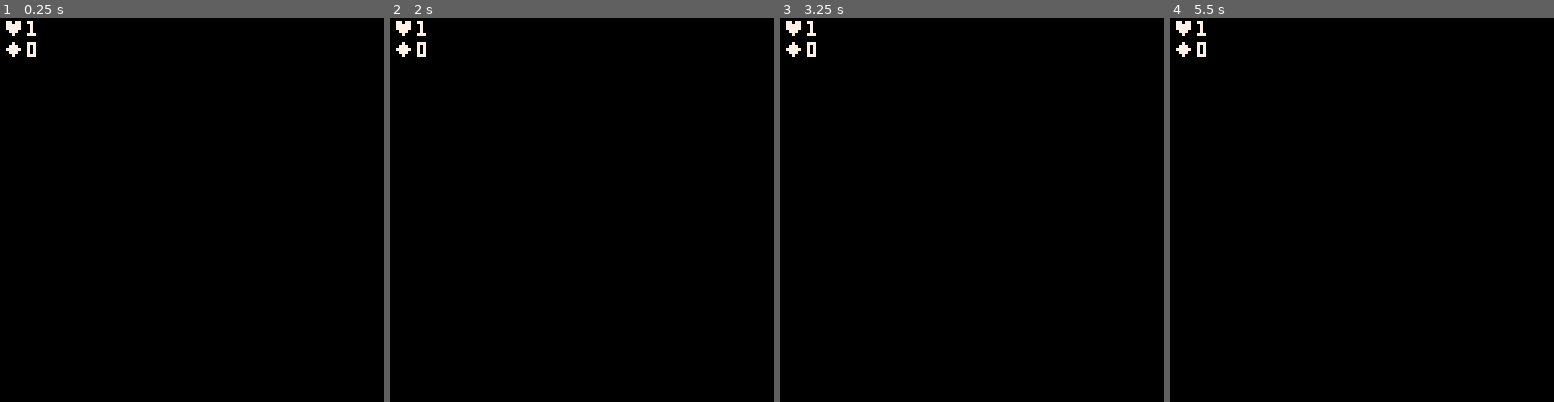
Above: before the commit, frames 1-4 (left to right).
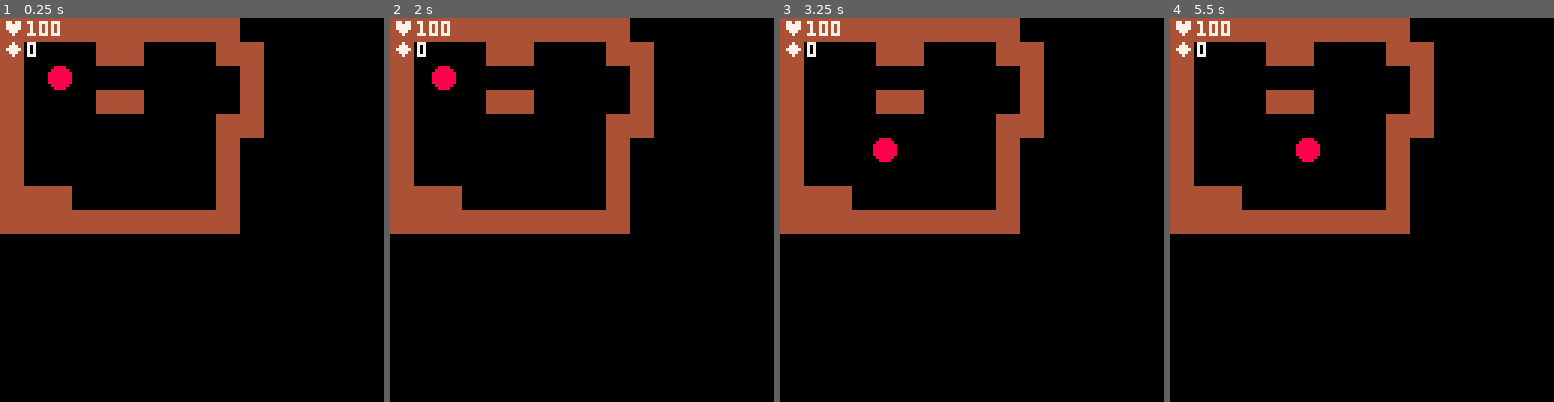
Above: after the commit, the same moments.

Repository: Powersaurus/flutton
Game: PICO-8 cartridge flutton.p8
The game is run twice, just before and just after one commit, with the same random seed, the same clock (stepped at 60 frames per second) and the same inputs.
Inputs:
- Up to frame 1 (0.25 s): no input
- Up to frame 2 (2 s): tap X (X key) at 1.07 s; hold Left from 1.97 s (still down)
- Up to frame 3 (3.25 s): tap X (X key) every 0.33 s from 2.07 to 3.07 s; release Left at 2.37 s; hold Down 2.42-2.82 s; hold Right from 2.87 s (still down)
- Up to frame 4 (5.5 s): tap X (X key) every 0.33 s from 3.4 to 5.4 s; release Right at 3.53 s; hold Up 3.58-4.08 s; hold Right 4.13-4.53 s; hold Down 4.58-5.08 s; hold Left from 5.13 s (still down)

The runs differ from the first frame. In frame 1, 16% of the frame differs, in the area x 0-69%, y 0-57%; in frame 2, 16%; in frame 3, 16%; in frame 4, 16%.

Commit message:
Fixed collision

Diff:
--- a/flutton.p8
+++ b/flutton.p8
@@ -21,14 +21,14 @@
 function _draw()
 cls(bg_colour)
 camera(
-min(mapw*8-128,max(0,p.x*8-56)),
-min(map_height*8-128,max(0,p.y*8-56)))
+min(mapw*8-128,max(0,p.x-56)),
+min(map_height*8-128,max(0,p.y-56)))
 map()
 for _,t in pairs(ents)do
 t:draw()end
 camera()
 ?"♥"..p.lives,1,1,7
-?"◆"..score,1,8,7
+?"◆"..score,1,8
 end
 
 function init_map()
@@ -58,7 +58,7 @@
 	  end
    end
    if f&1==1 then
-    e.spd=.5
+    e.spd=1
     e.lives=lives
     e.update=update_p
     p=e
@@ -172,13 +172,14 @@
 end
 function new(x,y,s,u)
  return {
- x=x,
- y=y,
+ x=x*8,
+ y=y*8,
  s=s,
  lives=5,
  vx=0,
  vy=0,
- draw=function(t)spr(t.s,t.x*8,t.y*8)end,
+ draw=function(t)spr(t.s,t.x,t.y)
+ if(t.act)circ(t.x*8+4,t.y*8+4,5,10)end,
  update=u,
  hit={}
  }
@@ -195,13 +196,17 @@
 end
 function update_e(t)
  t.act=false
- local tx,ty,mx,my,spd,solid,flags=0,0,t.vx,t.vy,t.spd
- if(mx>0)tx=1
- if(my>0)ty=1
-
- t.x+=mx*spd
- for y=0,1 do
-  local tile=mget(t.x+tx,t.y+y)
+ local tx,ty,mx,my,spd,solid,flags=
+  0,0,t.vx,t.vy,t.spd
+ if(t.vx>0)tx=7
+ if(t.vy>0)ty=7
+ local mx,my=
+  t.x+t.vx*spd,
+  t.y+t.vy*spd
+
+ local solid=false
+ for y=0,7,7 do
+  local tile=mget((mx+tx)\8,(t.y+y)\8)
   flags=fget(tile)
   solid=flags&2==2
   if solid then
@@ -209,14 +214,13 @@
    and (act or t~=p) then
     mine(tile,t.x+tx,t.y+y)
    end
-   if mx<0 then t.x=t.x\1+1
-   else t.x=t.x\1-.0001
-   end
-  end
- end
- t.y+=my*spd
- for x=0,1 do
-  local tile=mget(t.x+x,t.y+ty)
+	  break
+  end
+ end
+ if(not solid)t.x=mx
+ solid=false
+ for x=0,7,7 do
+  local tile=mget((t.x+x)\8,(my+ty)\8)
   flags=fget(tile)
   solid=flags&2==2
   if solid then
@@ -224,16 +228,31 @@
    and (act or t~=p) then
     mine(tile,t.x+x,t.y+ty)
    end
-   if my<0 then t.y=t.y\1+1
-   else t.y=t.y\1-.0001
-   end
-  end
- end
-end
+	  break
+  end
+ end
+ if(not solid)t.y=my
+end
+
 __gfx__
-00000000000000000000000000000000000000000000000000000000000000000000000000000000000000000000000000000000000000000000000000000000
-00000000000000000000000000000000000000000000000000000000000000000000000000000000000000000000000000000000000000000000000000000000
-00700700000000000000000000000000000000000000000000000000000000000000000000000000000000000000000000000000000000000000000000000000
-00077000000000000000000000000000000000000000000000000000000000000000000000000000000000000000000000000000000000000000000000000000
-00077000000000000000000000000000000000000000000000000000000000000000000000000000000000000000000000000000000000000000000000000000
-00700700000000000000000000000000000000000000000000000000000000000000000000000000000000000000000000000000000000000000000000000000
+00000000008888004444444400000000000000000000000000000000000000000000000000000000000000000000000000000000000000000000000000000000
+00000000088888804444444400000000000000000000000000000000000000000000000000000000000000000000000000000000000000000000000000000000
+00000000888888884444444400000000000000000000000000000000000000000000000000000000000000000000000000000000000000000000000000000000
+00000000888888884444444400000000000000000000000000000000000000000000000000000000000000000000000000000000000000000000000000000000
+00000000888888884444444400000000000000000000000000000000000000000000000000000000000000000000000000000000000000000000000000000000
+00000000888888884444444400000000000000000000000000000000000000000000000000000000000000000000000000000000000000000000000000000000
+00000000088888804444444400000000000000000000000000000000000000000000000000000000000000000000000000000000000000000000000000000000
+00000000008888004444444400000000000000000000000000000000000000000000000000000000000000000000000000000000000000000000000000000000
+__gff__
+0001020000000000000000000000000000000000000000000000000000000000000000000000000000000000000000000000000000000000000000000000000000000000000000000000000000000000000000000000000000000000000000000000000000000000000000000000000000000000000000000000000000000000
+0000000000000000000000000000000000000000000000000000000000000000000000000000000000000000000000000000000000000000000000000000000000000000000000000000000000000000000000000000000000000000000000000000000000000000000000000000000000000000000000000000000000000000
+__map__
+0202020202020202020200000000000000000000000000000000000000000000000000000000000000000000000000000000000000000000000000000000000000000000000000000000000000000000000000000000000000000000000000000000000000000000000000000000000000000000000000000000000000000000
+0200000002020000000202000000000000000000000000000000000000000000000000000000000000000000000000000000000000000000000000000000000000000000000000000000000000000000000000000000000000000000000000000000000000000000000000000000000000000000000000000000000000000000
+0200010000000000000002000000000000000000000000000000000000000000000000000000000000000000000000000000000000000000000000000000000000000000000000000000000000000000000000000000000000000000000000000000000000000000000000000000000000000000000000000000000000000000
+0200000002020000000002000000000000000000000000000000000000000000000000000000000000000000000000000000000000000000000000000000000000000000000000000000000000000000000000000000000000000000000000000000000000000000000000000000000000000000000000000000000000000000
+0200000000000000000202000000000000000000000000000000000000000000000000000000000000000000000000000000000000000000000000000000000000000000000000000000000000000000000000000000000000000000000000000000000000000000000000000000000000000000000000000000000000000000
+0200000000000000000200000000000000000000000000000000000000000000000000000000000000000000000000000000000000000000000000000000000000000000000000000000000000000000000000000000000000000000000000000000000000000000000000000000000000000000000000000000000000000000
+0200000000000000000200000000000000000000000000000000000000000000000000000000000000000000000000000000000000000000000000000000000000000000000000000000000000000000000000000000000000000000000000000000000000000000000000000000000000000000000000000000000000000000
+0202020000000000000200000000000000000000000000000000000000000000000000000000000000000000000000000000000000000000000000000000000000000000000000000000000000000000000000000000000000000000000000000000000000000000000000000000000000000000000000000000000000000000
+0202020202020202020200000000000000000000000000000000000000000000000000000000000000000000000000000000000000000000000000000000000000000000000000000000000000000000000000000000000000000000000000000000000000000000000000000000000000000000000000000000000000000000
